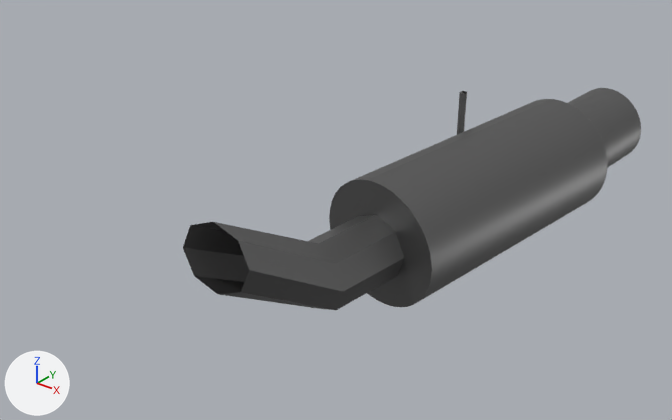
Two versions of the Blender file content/cars/nissan_rs13/exhaust_hks.blend, one commit apart.
One viewpoint serves both versions: a 50 mm camera at (1.051, 0.863, 0.592) aimed at (0.362, 1.725, 0.058). The lights are fixed; the arrows at lower left show +X, +Y and +Z.

The first picture shows 'Exhaust'.
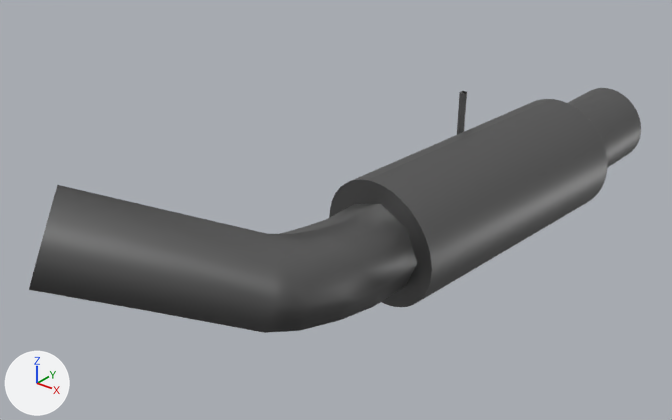
Commit message: Fix of incoming pipe of exhaust_hks

Where the newer file only moved an object's origin or applied its transform, the numbers keep the older frame.

Where the change shows, as pixel boxes [x1, y1, x2, y2] in the pictures (672 x 420 px):
'Exhaust', reshaped (34% wider, 10% taller)
    before: [183, 88, 641, 310]
    after: [29, 88, 641, 333]
part 1 of me_exhaust, added
    after: [29, 185, 417, 333]
part 2 of me_exhaust, deleted
    before: [183, 215, 404, 310]

Patch to the scene script:
```diff
--- a/content/cars/nissan_rs13/exhaust_hks.blend.py
+++ b/content/cars/nissan_rs13/exhaust_hks.blend.py
@@ me_exhaust @@
 # used by ob_exhaust; location = (0.0, 0.0, 0.0); rotation_euler = (1.571, 0.0, 0.0), in degrees (90, 0, 0)
-me_exhaust.from_pydata(...)  # 1112 vertices, 1745 faces; spans x 0.363..0.584, y -0.035..0.175, z -2.234..-1.457
+me_exhaust.from_pydata(...)  # 1144 vertices, 1769 faces; spans x 0.222..0.584, y -0.035..0.194, z -2.234..-1.308
+# me_exhaust part 1: a new loose piece of 56 vertices spanning x 0.222..0.543, y -0.016..0.194, z -1.781..-1.308, in mat_chrome (grey #808080)
+# me_exhaust part 2
+# 24 vertices are removed from x 0.363..0.511, y -0.004..0.158, z -1.788..-1.457
+# 32 faces are deleted
+# me_exhaust part 3: the surface is now shaded flat
 me_exhaust.materials.append(mat_chrome)
```
